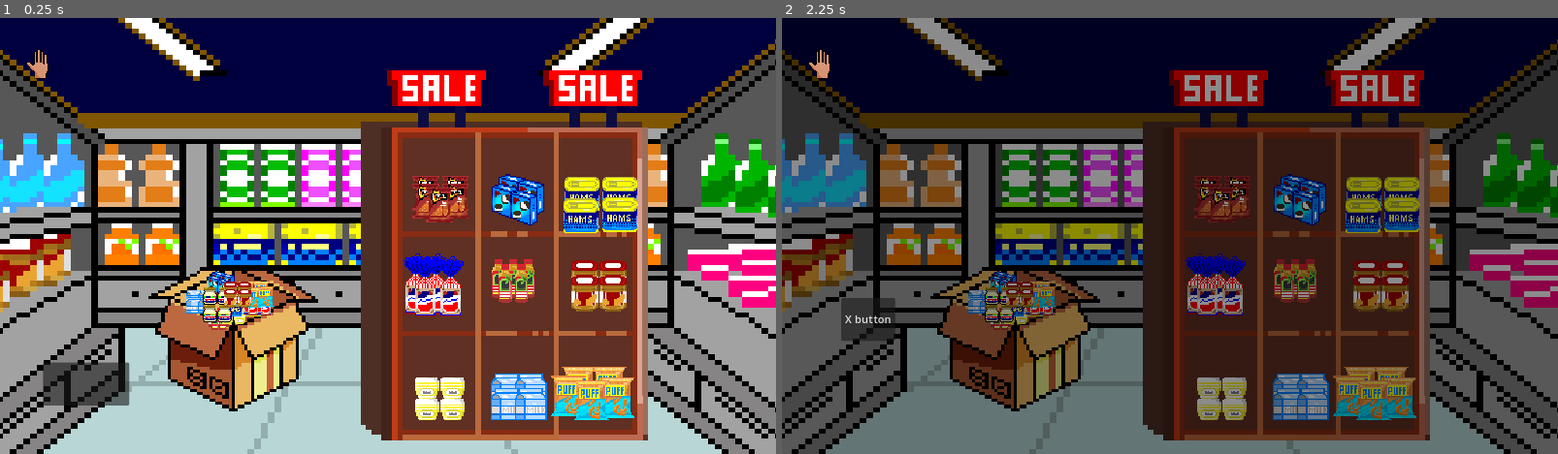
Above: before the commit, frames 1-2 (left to right).
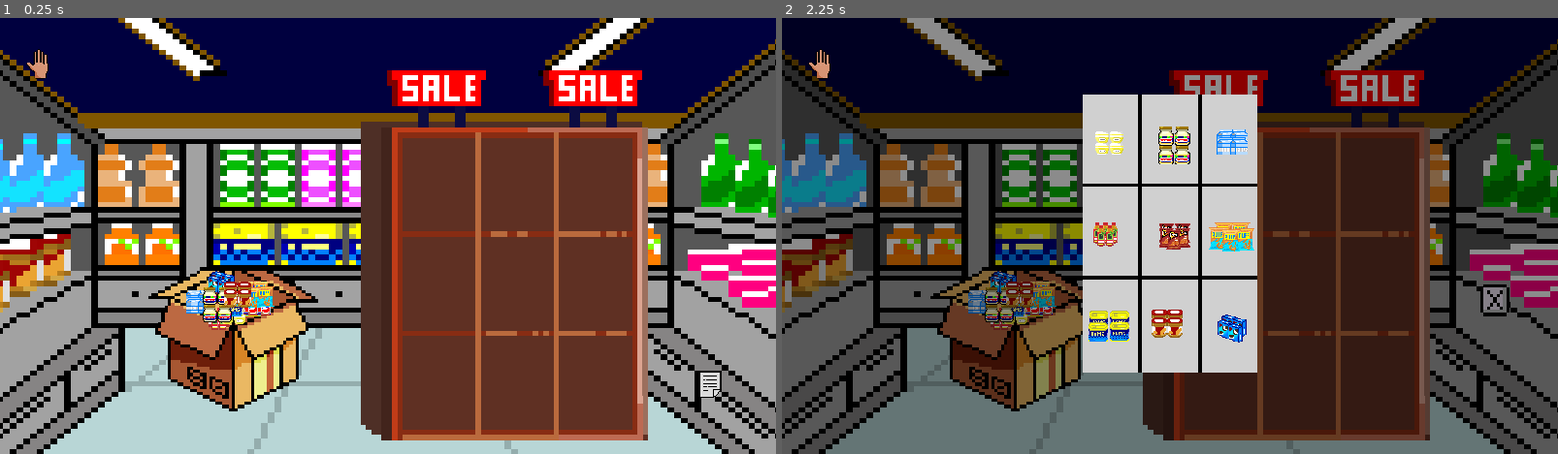
Above: after the commit, the same moments.

Repository: wends05/fixme
Game: Godot game, scene res://scenes/game (ds).tscn
Two runs of this game, one before a commit and one after it. Both use one fixed random seed, a clock stepped at 60 frames per second and the inputs below.
Inputs (mouse positions are in pixels of both pictures, inside the frame that each line leads up to; where the layout moved, square brackets give the same spot in the first picture):
- Up to frame 1 (0.25 s): no input
- Up to frame 2 (2.25 s): click (1495, 384) [867, 384] at 0.5 s; click (1503, 301) [867, 318] at 1.25 s; click (1495, 384) [867, 384] at 2 s

The runs differ from the first frame. In frame 1, 8.0% of the frame differs, in the area x 5-93%, y 35-93%; in frame 2, 20%, in the area x 7-94%, y 17-93%.

Commit message:
game is working

Diff:
--- a/godot/scenes/game (ds).tscn
+++ b/godot/scenes/game (ds).tscn
@@ -5,11 +5,12 @@
 [ext_resource type="Texture2D" uid="uid://yrfs7657hcbx" path="res://assets/open_box.png" id="2_drhxa"]
 [ext_resource type="Texture2D" uid="uid://dl50wecbqjrtk" path="res://assets/shelf.png" id="3_boitr"]
 [ext_resource type="PackedScene" uid="uid://b7x4no5rga6qf" path="res://scenes/items/hand.tscn" id="4_6r75w"]
-[ext_resource type="PackedScene" uid="uid://bu8w6ri5lucg3" path="res://scenes/ui.tscn" id="6_muv1p"]
+[ext_resource type="PackedScene" uid="uid://bu8w6ri5lucg3" path="res://scenes/items/ui.tscn" id="6_muv1p"]
 
-[node name="Game - Drinks and Snacks" type="Node2D" node_paths=PackedStringArray("hand")]
+[node name="Game - Drinks and Snacks" type="Node2D" node_paths=PackedStringArray("hand", "UI")]
 script = ExtResource("1_xikib")
 hand = NodePath("Hand")
+UI = NodePath("UI")
 
 [node name="Section1Bg" type="Sprite2D" parent="."]
 position = Vector2(568, 344)
@@ -98,8 +99,6 @@
 position = Vector2(496, 432)
 
 [node name="UI" parent="." instance=ExtResource("6_muv1p")]
-offset_right = 1152.0
-offset_bottom = 648.0
 
 [node name="Hand" parent="." instance=ExtResource("4_6r75w")]
 offset_top = 8.0
--- a/godot/scenes/game (fv).tscn
+++ b/godot/scenes/game (fv).tscn
@@ -1,7 +1,7 @@
 [gd_scene load_steps=3 format=3 uid="uid://cqiv31xlh6p47"]
 
 [ext_resource type="PackedScene" uid="uid://b7x4no5rga6qf" path="res://scenes/items/hand.tscn" id="1_mdrby"]
-[ext_resource type="PackedScene" uid="uid://bu8w6ri5lucg3" path="res://scenes/ui.tscn" id="2_lulms"]
+[ext_resource type="PackedScene" uid="uid://bu8w6ri5lucg3" path="res://scenes/items/ui.tscn" id="2_lulms"]
 
 [node name="Game - Fruits and Vegetables" type="Node2D"]
 
--- /dev/null
+++ b/godot/scenes/items/ui.tscn
@@ -0,0 +1,148 @@
+[gd_scene load_steps=9 format=3 uid="uid://bu8w6ri5lucg3"]
+
+[ext_resource type="Script" path="res://scripts/button.gd" id="1_5mikc"]
+[ext_resource type="Script" path="res://scripts/ui.gd" id="1_721w6"]
+[ext_resource type="Texture2D" uid="uid://ccalu672bb6d3" path="res://assets/Buttons/guide.png" id="2_h15lv"]
+[ext_resource type="Texture2D" uid="uid://ixx5fmmb1iga" path="res://assets/Buttons/guide_hover.png" id="4_kwrtl"]
+[ext_resource type="Texture2D" uid="uid://bo1571bbva7ji" path="res://assets/guide_sheet.png" id="5_f86t2"]
+[ext_resource type="Texture2D" uid="uid://dyxh6c3huuikc" path="res://assets/Buttons/x_button.png" id="5_qd6ql"]
+[ext_resource type="Texture2D" uid="uid://dfsn1tpelo46c" path="res://assets/Buttons/x_button_hover.png" id="6_epufq"]
+
+[sub_resource type="RectangleShape2D" id="RectangleShape2D_cfjk8"]
+size = Vector2(66.5, 58)
+
+[node name="UI" type="Control"]
+layout_mode = 3
+anchors_preset = 0
+offset_right = 1152.0
+offset_bottom = 648.0
+script = ExtResource("1_721w6")
+
+[node name="Guide Button" type="Button" parent="."]
+layout_mode = 0
+offset_left = 1024.0
+offset_top = 512.0
+offset_right = 1088.0
+offset_bottom = 576.0
+toggle_mode = true
+icon = ExtResource("2_h15lv")
+flat = true
+icon_alignment = 1
+expand_icon = true
+script = ExtResource("1_5mikc")
+hoverTexture = ExtResource("4_kwrtl")
+normalTexture = ExtResource("2_h15lv")
+
+[node name="Area2D" type="Area2D" parent="Guide Button"]
+collision_layer = 8
+
+[node name="CollisionShape2D" type="CollisionShape2D" parent="Guide Button/Area2D"]
+position = Vector2(32, 32)
+shape = SubResource("RectangleShape2D_cfjk8")
+
+[node name="GuideBG" type="ColorRect" parent="."]
+visible = false
+layout_mode = 0
+offset_right = 1152.0
+offset_bottom = 648.0
+color = Color(0, 0, 0, 0.454902)
+
+[node name="GuideSheet" type="Sprite2D" parent="GuideBG"]
+position = Vector2(576, 320)
+scale = Vector2(0.551064, 0.551064)
+texture = ExtResource("5_f86t2")
+
+[node name="TextureRect" type="TextureRect" parent="GuideBG/GuideSheet"]
+offset_left = -232.278
+offset_top = -304.865
+offset_right = -192.278
+offset_bottom = -264.865
+scale = Vector2(0.2, 0.2)
+
+[node name="TextureRect2" type="TextureRect" parent="GuideBG/GuideSheet"]
+offset_left = -58.0695
+offset_top = -304.865
+offset_right = -18.0695
+offset_bottom = -264.865
+scale = Vector2(0.2, 0.2)
+
+[node name="TextureRect3" type="TextureRect" parent="GuideBG/GuideSheet"]
+offset_left = 101.622
+offset_top = -304.865
+offset_right = 141.622
+offset_bottom = -264.865
+scale = Vector2(0.2, 0.2)
+
+[node name="TextureRect4" type="TextureRect" parent="GuideBG/GuideSheet"]
+offset_left = -232.278
+offset_top = -43.5521
+offset_right = -192.278
+offset_bottom = -3.55212
+scale = Vector2(0.2, 0.2)
+
+[node name="TextureRect5" type="TextureRect" parent="GuideBG/GuideSheet"]
+offset_left = -58.0695
+offset_top = -43.5521
+offset_right = -18.0695
+offset_bottom = -3.55212
+scale = Vector2(0.2, 0.2)
+
+[node name="TextureRect6" type="TextureRect" parent="GuideBG/GuideSheet"]
+offset_left = 101.622
+offset_top = -43.5521
+offset_right = 141.622
+offset_bottom = -3.55212
+scale = Vector2(0.2, 0.2)
+
+[node name="TextureRect7" type="TextureRect" parent="GuideBG/GuideSheet"]
+offset_left = -232.278
+offset_top = 188.726
+offset_right = -192.278
+offset_bottom = 228.726
+scale = Vector2(0.2, 0.2)
+
+[node name="TextureRect8" type="TextureRect" parent="GuideBG/GuideSheet"]
+offset_left = -72.5869
+offset_top = 188.726
+offset_right = -32.5869
+offset_bottom = 228.726
+scale = Vector2(0.2, 0.2)
+
+[node name="TextureRect9" type="TextureRect" parent="GuideBG/GuideSheet"]
+layout_direction = 1
+offset_left = 101.622
+offset_top = 203.243
+offset_right = 201.622
+offset_bottom = 303.243
+scale = Vector2(0.2, 0.2)
+stretch_mode = 3
+
+[node name="Close Guide" type="Button" parent="."]
+visible = false
+layout_mode = 0
+offset_left = 976.0
+offset_top = 344.0
+offset_right = 1160.0
+offset_bottom = 504.0
+toggle_mode = true
+icon = ExtResource("5_qd6ql")
+flat = true
+expand_icon = true
+script = ExtResource("1_5mikc")
+hoverTexture = ExtResource("6_epufq")
+normalTexture = ExtResource("5_qd6ql")
+
+[node name="Area2D" type="Area2D" parent="Close Guide"]
+position = Vector2(80, 80)
+collision_layer = 8
+
+[node name="CollisionShape2D" type="CollisionShape2D" parent="Close Guide/Area2D"]
+position = Vector2(0, -8)
+shape = SubResource("RectangleShape2D_cfjk8")
+
+[connection signal="toggled" from="Guide Button" to="." method="_on_guide_button_toggled"]
+[connection signal="area_entered" from="Guide Button/Area2D" to="Guide Button" method="_on_area_2d_area_entered"]
+[connection signal="area_exited" from="Guide Button/Area2D" to="Guide Button" method="_on_area_2d_area_exited"]
+[connection signal="toggled" from="Close Guide" to="." method="_on_close_guide_toggled"]
+[connection signal="area_entered" from="Close Guide/Area2D" to="Close Guide" method="_on_area_2d_area_entered"]
+[connection signal="area_exited" from="Close Guide/Area2D" to="Close Guide" method="_on_area_2d_area_exited"]
--- a/godot/scenes/test.tscn
+++ b/godot/scenes/test.tscn
@@ -1,9 +1,3 @@
-[gd_scene load_steps=3 format=3 uid="uid://d3vlnndpegwnw"]
-
-[ext_resource type="Script" path="res://scripts/mainds.gd" id="1_gqjrt"]
-[ext_resource type="PackedScene" uid="uid://b7x4no5rga6qf" path="res://scenes/items/hand.tscn" id="2_ty5qd"]
+[gd_scene format=3 uid="uid://d3vlnndpegwnw"]
 
 [node name="Test Scene" type="Node2D"]
-script = ExtResource("1_gqjrt")
-
-[node name="Hand" parent="." instance=ExtResource("2_ty5qd")]
--- a/godot/scenes/ui.tscn
+++ /dev/null
@@ -1,61 +0,0 @@
-[gd_scene load_steps=4 format=3 uid="uid://bu8w6ri5lucg3"]
-
-[ext_resource type="Script" path="res://scripts/button.gd" id="1_5mikc"]
-[ext_resource type="Script" path="res://scripts/ui.gd" id="1_721w6"]
-
-[sub_resource type="RectangleShape2D" id="RectangleShape2D_cfjk8"]
-size = Vector2(66.5, 58)
-
-[node name="UI" type="Control"]
-layout_mode = 3
-anchors_preset = 0
-offset_right = 40.0
-offset_bottom = 40.0
-script = ExtResource("1_721w6")
-
-[node name="Guide Button" type="Button" parent="."]
-layout_mode = 0
-offset_left = 64.0
-offset_top = 512.0
-offset_right = 192.0
-offset_bottom = 576.0
-toggle_mode = true
-script = ExtResource("1_5mikc")
-
-[node name="Area2D" type="Area2D" parent="Guide Button"]
-collision_layer = 8
-
-[node name="CollisionShape2D" type="CollisionShape2D" parent="Guide Button/Area2D"]
-position = Vector2(64, 32)
-shape = SubResource("RectangleShape2D_cfjk8")
-
-[node name="GuideBG" type="ColorRect" parent="."]
-layout_mode = 0
-offset_right = 1152.0
-offset_bottom = 648.0
-color = Color(0, 0, 0, 0.454902)
-
-[node name="Close Guide" type="Button" parent="."]
-visible = false
-layout_mode = 0
-offset_left = 88.0
-offset_top = 416.0
-offset_right = 168.0
-offset_bottom = 480.0
-toggle_mode = true
-text = "X button"
-script = ExtResource("1_5mikc")
-
-[node name="Area2D" type="Area2D" parent="Close Guide"]
-collision_layer = 8
-
-[node name="CollisionShape2D" type="CollisionShape2D" parent="Close Guide/Area2D"]
-position = Vector2(40, 32)
-shape = SubResource("RectangleShape2D_cfjk8")
-
-[connection signal="toggled" from="Guide Button" to="." method="_on_guide_button_toggled"]
-[connection signal="area_entered" from="Guide Button/Area2D" to="Guide Button" method="_on_area_2d_area_entered"]
-[connection signal="area_exited" from="Guide Button/Area2D" to="Guide Button" method="_on_area_2d_area_exited"]
-[connection signal="toggled" from="Close Guide" to="." method="_on_close_guide_toggled"]
-[connection signal="area_entered" from="Close Guide/Area2D" to="Close Guide" method="_on_area_2d_area_entered"]
-[connection signal="area_exited" from="Close Guide/Area2D" to="Close Guide" method="_on_area_2d_area_exited"]
--- a/godot/scripts/button.gd
+++ b/godot/scripts/button.gd
@@ -3,7 +3,8 @@
 class_name Btn
 var hand: Hand = null
 @onready var collisionBounds = $Area2D
-
+@export var hoverTexture: CompressedTexture2D
+@export var normalTexture: CompressedTexture2D
 func _process(delta: float) -> void:
 	if globals.hand_data.get("getting") and hand:
 		button_pressed = true
@@ -19,9 +20,11 @@
 	if is_instance_of(area.get_parent(), Hand):
 		print("button on hand")
 		hand = area.get_parent()
+		icon =  hoverTexture
 
 func unhover(area: Area2D):
 	if hand:
 		hand = null
 		button_pressed = false
+		icon = normalTexture
 		print("hand is null")
--- a/godot/scripts/hand.gd
+++ b/godot/scripts/hand.gd
@@ -57,9 +57,9 @@
 				grabbed_texture.texture = null
 			#elif slot.texture.texture == txt.texture:
 			else:
-				print("omg it match ")
+				print("omg it match")
 				grabbed_texture.texture = null
-				slot.texture.visible = false
+				slot.texture.visible = true
 			print(slot.texture.texture, " ", grabbed_texture.texture)
 			print("Trying to drop in the slot")
 		else:
--- a/godot/scripts/mainds.gd
+++ b/godot/scripts/mainds.gd
@@ -17,7 +17,7 @@
 
 var server := UDPServer.new()
 @export var hand : Hand
-
+@export var UI : UI
 #var final_items = {
 	#0: null
 #}
@@ -25,7 +25,7 @@
 func _ready():
 	server.listen(4523)
 	readyItems()
-	readyShelf()
+	readyShelfandGuide()
 
 
 func _process(_delta):
@@ -58,7 +58,7 @@
 	# change to a proper class later
 	var textures : Array = []
 	for txt in items:
-		var item : Item = preload("res://scenes/item.tscn").instantiate()
+		var item : Item = preload("res://scenes/items/item.tscn").instantiate()
 		if item.get_node("Texture"):
 			var item_texture = item.get_node("Texture")
 			item_texture.texture = txt
@@ -68,23 +68,21 @@
 	for i in range(10):
 		$Items/Box_Items.get_children()[i].add_child(textures[i])
 
-func readyShelf():
+func readyShelfandGuide():
 	items.shuffle()
 
 	var slots : Array = []
 	for txt in items:
-		var slot : ShelfSlot = preload("res://scenes/shelf_slot.tscn").instantiate()
+		var slot : ShelfSlot = preload("res://scenes/items/shelf_slot.tscn").instantiate()
 		slot.slot_texture = txt
 
 		var s_Texture : TextureRect = slot.get_node("Texture")
 		if s_Texture:
 			s_Texture.texture = txt
-			s_Texture.visible = true
+			s_Texture.visible = false
 			s_Texture.scale = Vector2(0.2, 0.2)
 		slot.visible = true
 		slots.append(slot)
 	for i in range(9):
 		$"Items/Shelf Items".get_children()[i].add_child(slots[i])
-
-func readyGuide():
-	pass
+		UI.GuideSheet.get_children()[i].texture = items[i]
--- a/godot/scripts/ui.gd
+++ b/godot/scripts/ui.gd
@@ -1,7 +1,9 @@
 extends Control
 
+
+class_name UI
 @onready var guideBG = $GuideBG
-
+@onready var GuideSheet = $GuideBG/GuideSheet
 func _ready() -> void:
 	$GuideBG.visible = false
 
Binary file changed: godot/assets/Buttons/guide.png
Binary file added: godot/assets/Buttons/guide_hover.png
Not shown, changed: godot/assets/Buttons/guide_hover.png.import
Binary file added: godot/assets/Buttons/x_button.png
Not shown, changed: godot/assets/Buttons/x_button.png.import
Binary file added: godot/assets/Buttons/x_button_hover.png
Not shown, changed: godot/assets/Buttons/x_button_hover.png.import
Not shown: 1 places in godot/scenes/items/item.tscn that only renumber resources
Not shown: 1 places in godot/scenes/items/shelf_slot.tscn that only renumber resources
Not shown: 1 places in godot/scenes/select_2.tscn that only renumber resources
